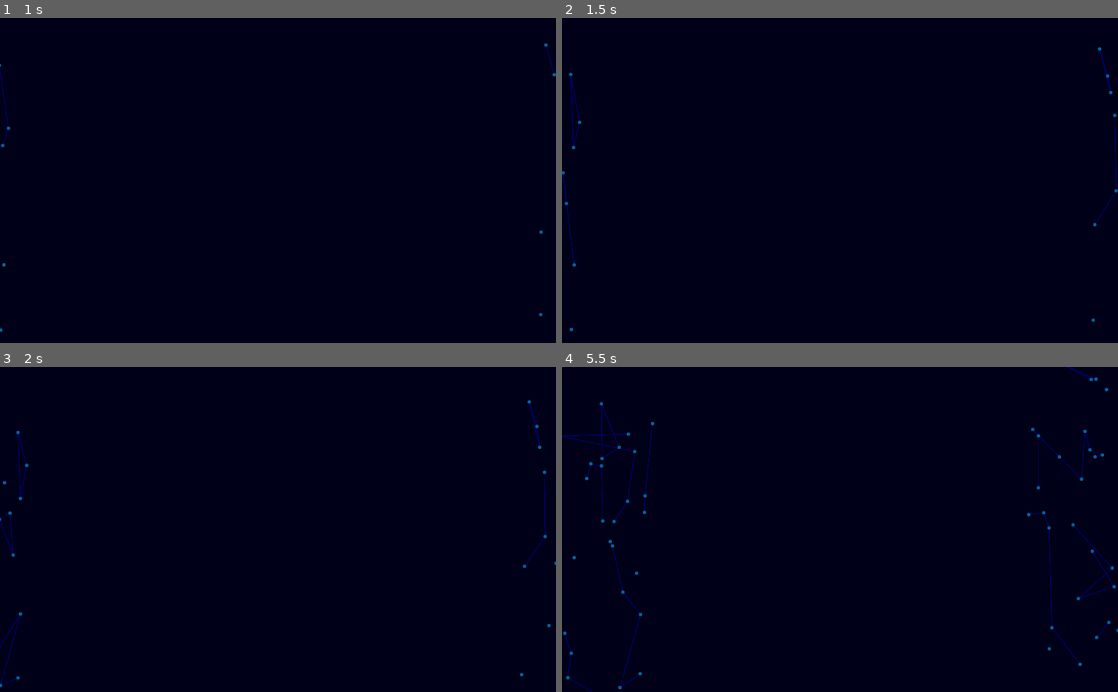
Above: before the commit, frames 1-4 (two rows, left to right).
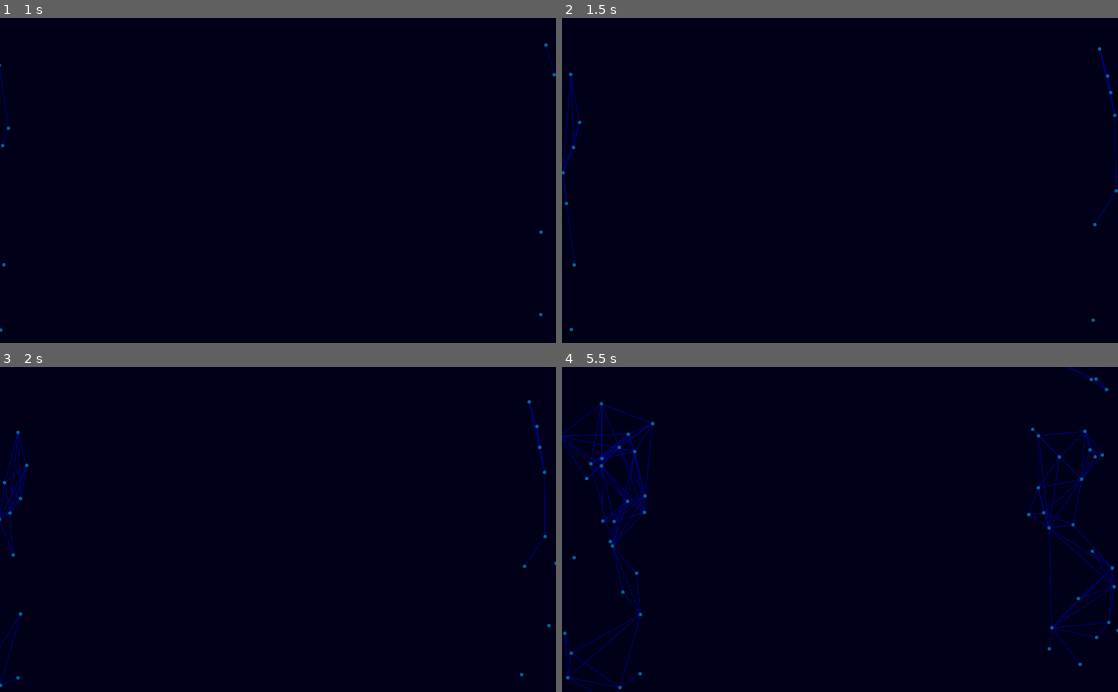
Above: after the commit, the same moments.

Repository: AngelPhenix/GodotProjects
Game: Godot game, scene res://Scenes/World.tscn
The game is run twice, just before and just after one commit, with the same random seed, the same clock (stepped at 60 frames per second) and the same inputs.
Inputs:
- Up to frame 1 (1 s): tap Enter at 0.5 s
- Up to frame 2 (1.5 s): no input
- Up to frame 3 (2 s): no input
- Up to frame 4 (5.5 s): no input

Frame 1 is identical in both runs. In frame 2, 0.1% of the frame differs, in the area x 0-100%, y 10-48%; in frame 3, 0.3%; in frame 4, 2.0%, in the area x 0-100%, y 4-100%.

Commit message:
Changed number of connections for each ball

Diff:
--- a/Graphics/Scenes/Ball.tscn
+++ b/Graphics/Scenes/Ball.tscn
@@ -30,7 +30,7 @@
 	queue_free()
 
 func _on_Ball_area_entered(area):
-	if !dict.has(area) && line_count < 2 && area.line_count < 2:
+	if !dict.has(area) && line_count < 10 && area.line_count < 10:
 		var new_line = line.instance()
 		new_line.add_point(position)
 		new_line.add_point(area.position)
@@ -55,7 +55,8 @@
 #		line_count = dict.size()
 
 func _on_Ball_area_exited(area):
-	get_parent().delete_line(self, area)"
+	get_parent().delete_line(self, area)
+"
 
 [sub_resource type="CircleShape2D" id=2]
 
@@ -72,6 +73,7 @@
 
 [node name="vis" type="VisibilityNotifier2D" parent="."]
 rect = Rect2( -3, -3, 6, 6 )
+
 [connection signal="area_entered" from="." to="." method="_on_Ball_area_entered"]
 [connection signal="area_exited" from="." to="." method="_on_Ball_area_exited"]
 [connection signal="screen_exited" from="vis" to="." method="_on_vis_screen_exited"]
--- a/Graphics/Scenes/Line.tscn
+++ b/Graphics/Scenes/Line.tscn
@@ -17,7 +17,8 @@
 	else:
 		ball0.dict.erase(ball1)
 		ball1.dict.erase(ball0)
-		queue_free()"
+		queue_free()
+"
 
 [node name="Line" type="Line2D"]
 width = 2.0
--- a/Graphics/Scenes/World.tscn
+++ b/Graphics/Scenes/World.tscn
@@ -36,7 +36,8 @@
 	if is_instance_valid(line1):
 		ball1.dict.erase(ball0)
 		ball1.line_count = ball1.dict.size()
-		line1.queue_free()"
+		line1.queue_free()
+"
 
 [node name="World" type="Node2D"]
 script = SubResource( 1 )
@@ -45,4 +46,5 @@
 [node name="Timer" type="Timer" parent="."]
 wait_time = 0.1
 autostart = true
+
 [connection signal="timeout" from="Timer" to="." method="_on_Timer_timeout"]
--- a/Graphics/project.godot
+++ b/Graphics/project.godot
@@ -10,7 +10,6 @@
 
 _global_script_classes=[  ]
 _global_script_class_icons={
-
 }
 
 [application]
